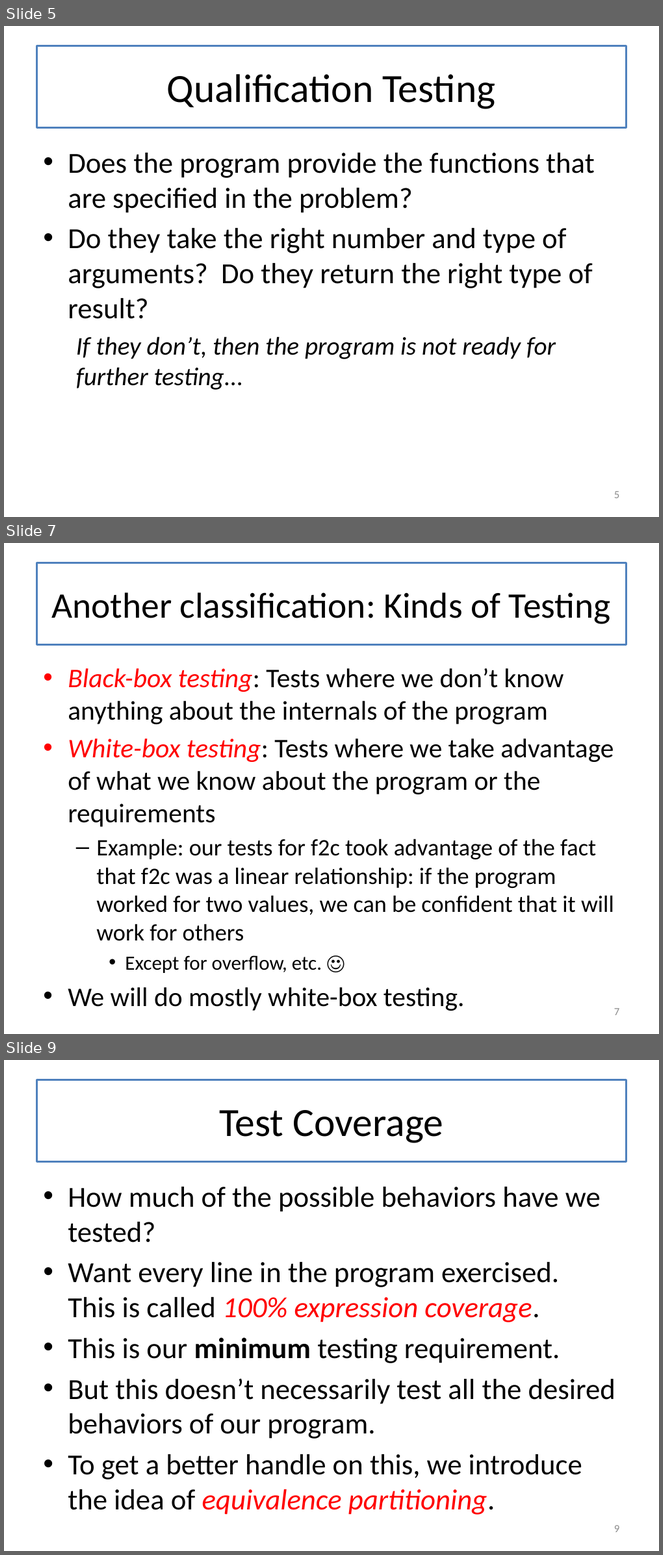
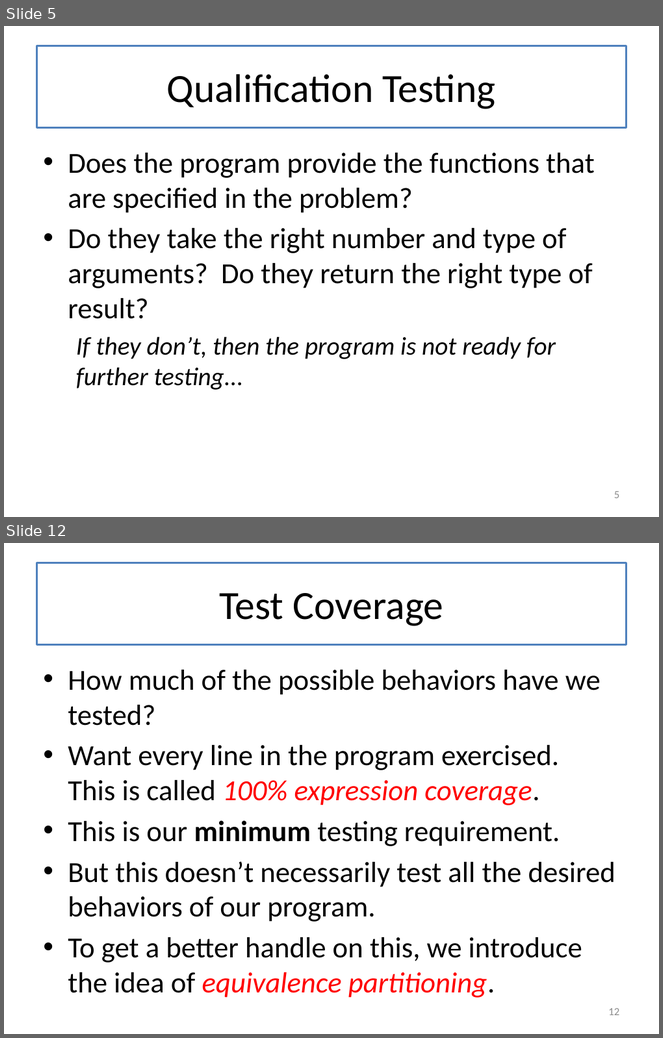
Before and after one commit to mwand/cs5010f16, a slide deck: Slides/Lesson 2.4 Testing.pptx. Shown one above the other, each under a label of ours: slides 5, 7 and 9 before the commit, slides 5 and 12 after it; the slides between them are not shown. The pictures are 663x1555 and 663x1038 pixels, drawn with LibreOffice and Linux fonts; fonts in the diff are those of the drawing. Boxes give left, top, right and bottom in pixels: in the first picture for what was removed or moved away, otherwise in the second. Text is boxed around its words. In the diff, an @@ line names an element or a change of style, - is before the commit and + after.

```diff
--- a/Slides/Lesson 2.4 Testing.pptx
+++ b/Slides/Lesson 2.4 Testing.pptx
@@ slide 7 removed at <box>4,543,659,1034</box>, background #FFFFFF @@
@@ title removed at <box>36,563,627,644</box> @@
-Another classification: Kinds of Testing
@@ text removed at <box>68,668,614,973</box> @@
-• Black-box testing: Tests where we don’t know anything about the internals of the program
-• White-box testing: Tests where we take advantage of what we know about the program or the requirements
-  – Example: our tests for f2c took advantage of the fact that f2c was a linear relationship: if the program worked for two values, we can be confident that it will work for others
-    • Except for overflow, etc. ☺
-• We will do mostly white-box testing.
@@ page number removed at <box>614,1008,620,1016</box> @@
-7
@@ what was slide 9 is now slide 12 @@
@@ page number at <box>608,1008,620,1016</box>: text changed @@
-9
+12
```
Also in this commit, not shown: 11 slides changed, 6 slides added, 5 other slides removed, 4 other files.
